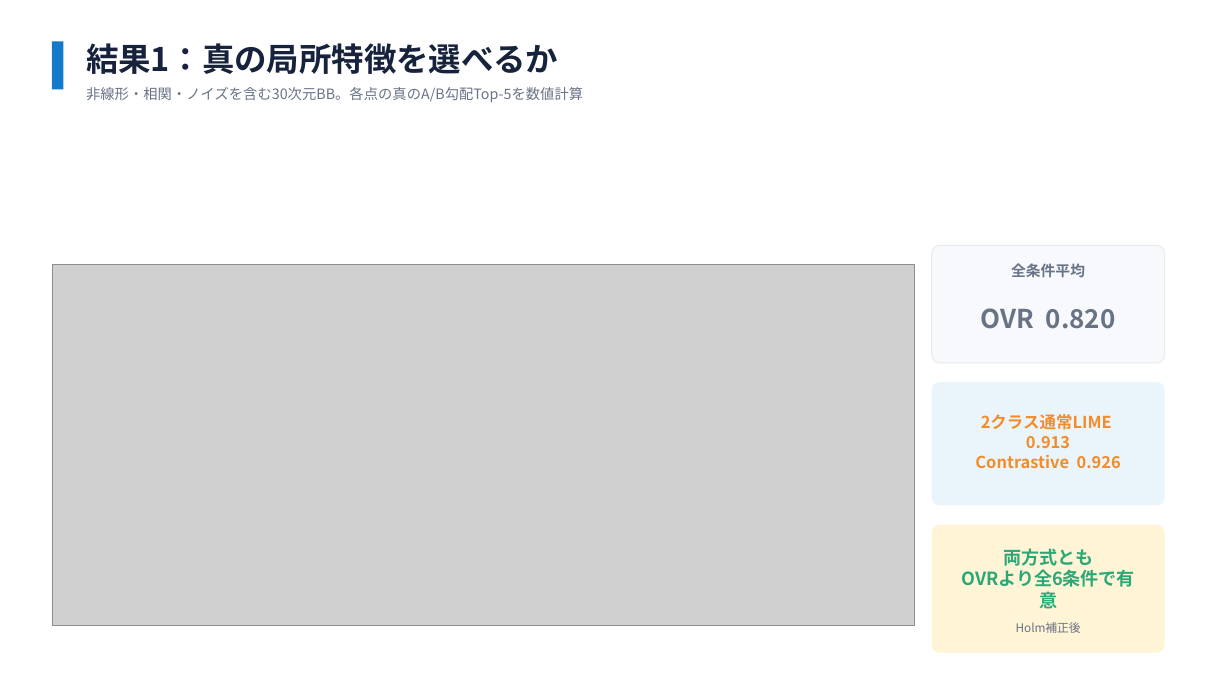
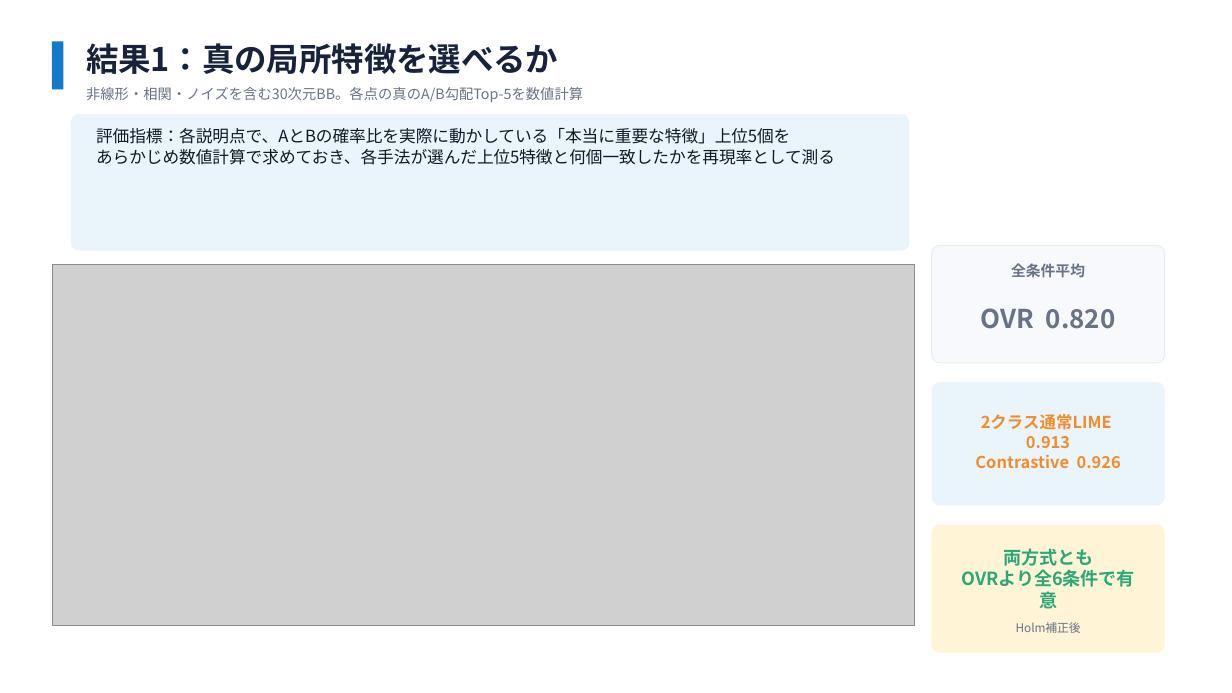
Before and after one commit to SoutaIkegame/Multi-Class-LIME-v2, a slide deck: slide 24 of pptx/MIDTERM_PRESENTATION_v3.pptx. Drawn at 1232x693 pixels with LibreOffice and Linux fonts; fonts in the diff are those of the drawing; grey boxes stand for pictures. Boxes give left, top, right and bottom in pixels: in the first picture for what was removed or moved away, otherwise in the second. Text is boxed around its words. In the diff, an @@ line names an element or a change of style, - is before the commit and + after.

```diff
--- a/pptx/MIDTERM_PRESENTATION_v3.pptx
+++ b/pptx/MIDTERM_PRESENTATION_v3.pptx
@@ rounded rectangle added at (71, 115, 910, 251), fill #EAF4FB @@
@@ text added at (96, 128, 835, 165), 13 pt, text #111827 @@
+評価指標：各説明点で、AとBの確率比を実際に動かしている「本当に重要な特徴」上位5個を
+あらかじめ数値計算で求めておき、各手法が選んだ上位5特徴と何個一致したかを再現率として測る
```
Also in this commit, not shown: 4 other slides changed, 2 other files.
